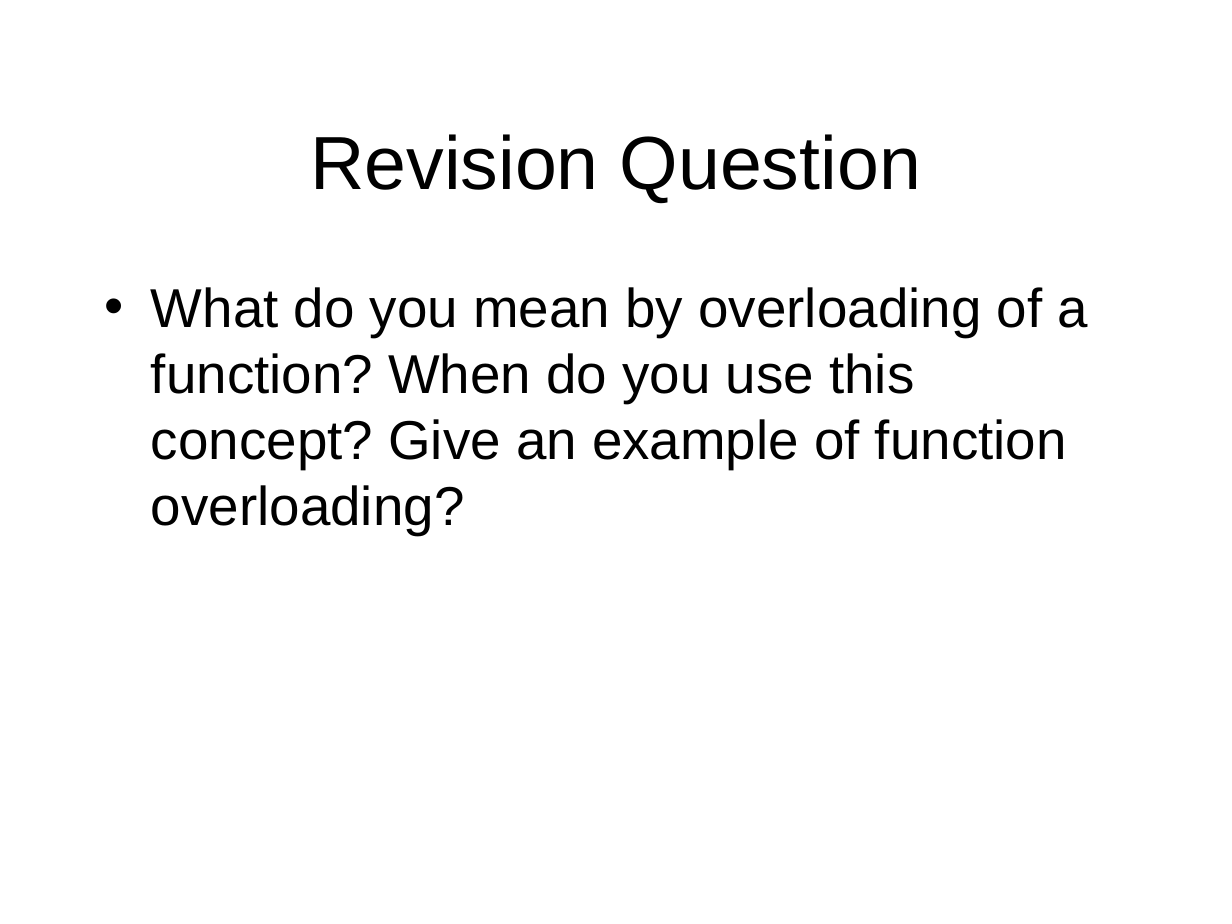
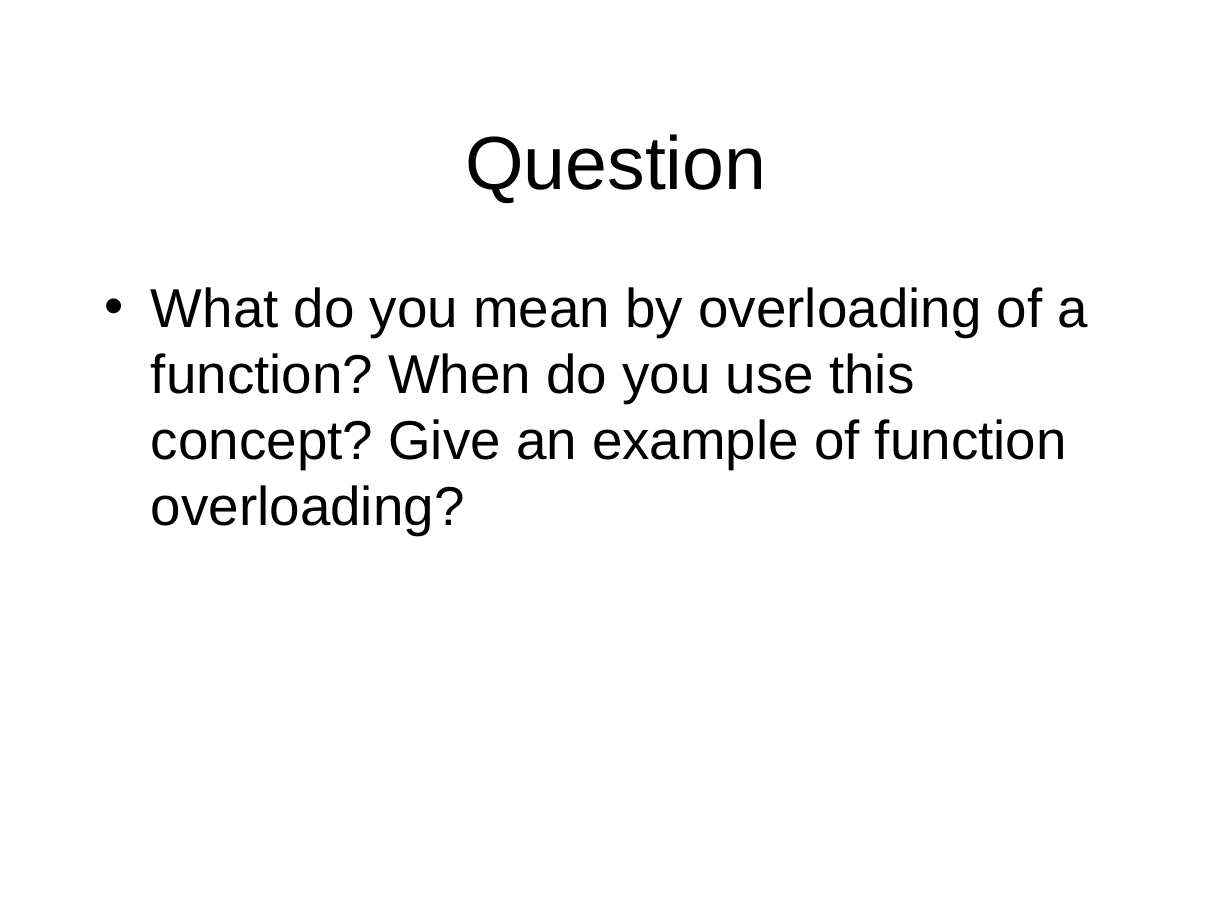
Before and after one commit to octaviordz/zjnu2017.github.io, a slide deck: slide 46 of OOAD/lectures/070--Notation.Part.2.pptx. Drawn at 1232x924 pixels with LibreOffice and Linux fonts; fonts in the diff are those of the drawing. Boxes give left, top, right and bottom in pixels: in the first picture for what was removed or moved away, otherwise in the second. Text is boxed around its words. In the diff, an @@ line names an element or a change of style, - is before the commit and + after.

```diff
--- a/OOAD/lectures/070--Notation.Part.2.pptx
+++ b/OOAD/lectures/070--Notation.Part.2.pptx
@@ title at [465, 134, 766, 203]: text changed @@
-Revision Question
+Question
```
Also in this commit, not shown: 6 other slides changed.
